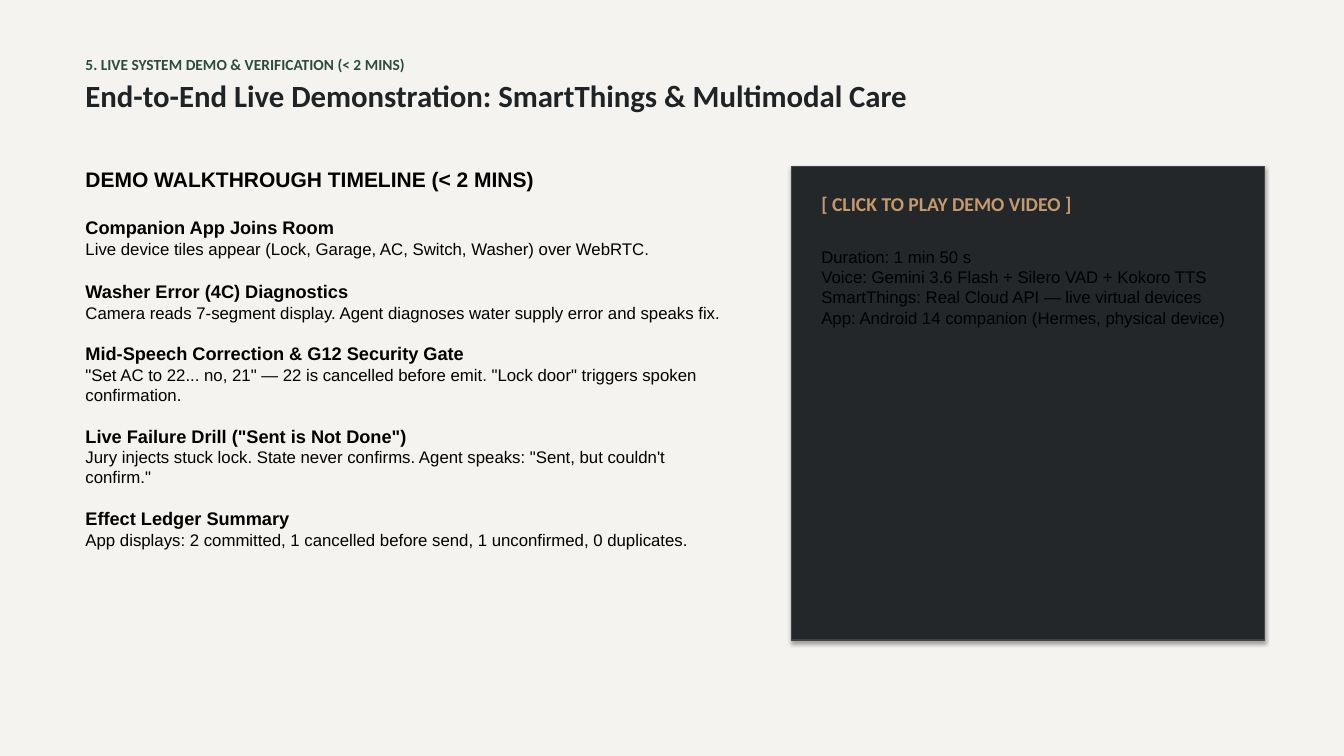
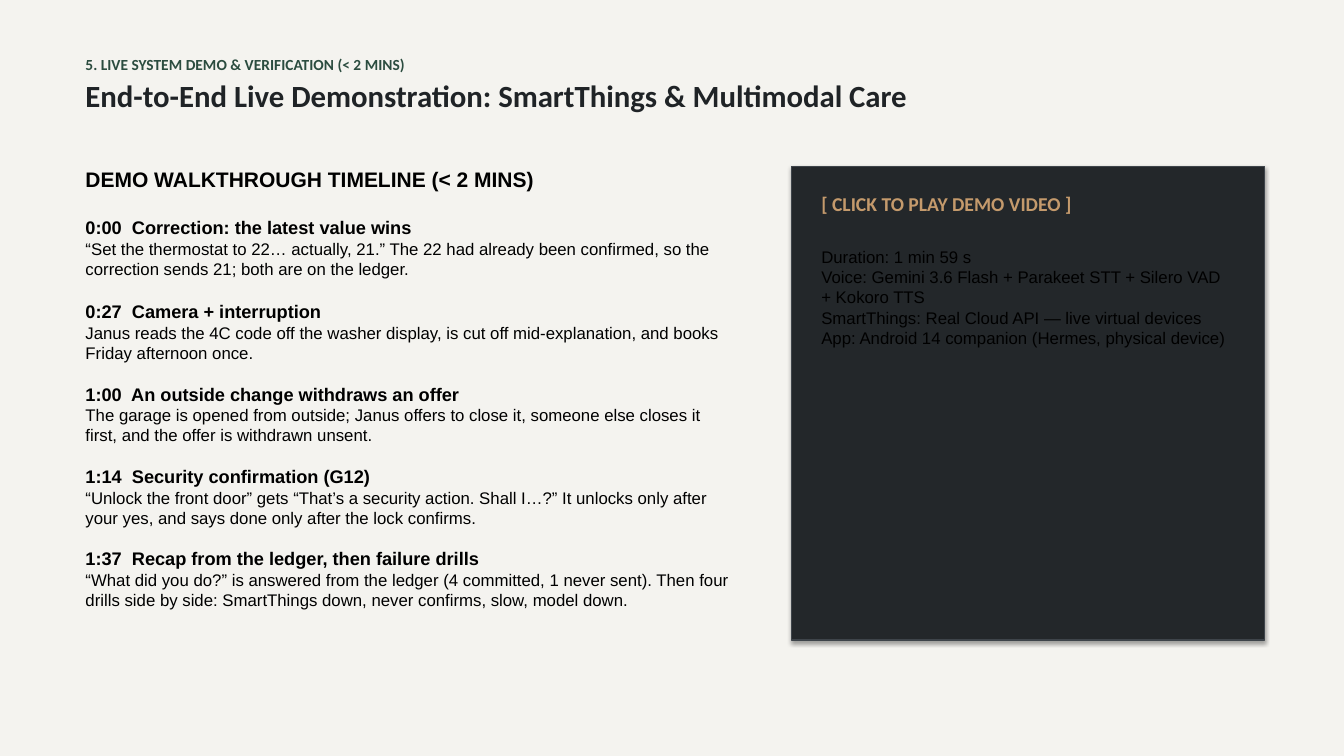
Before and after one commit to AdithyaSanthosh-P/Janus, a slide deck: slide 13 of VITVellore_AICA.pptx. Drawn at 1344x756 pixels with LibreOffice and Linux fonts; fonts in the diff are those of the drawing. Boxes give left, top, right and bottom in pixels: in the first picture for what was removed or moved away, otherwise in the second. Text is boxed around its words. In the diff, an @@ line names an element or a change of style, - is before the commit and + after.

```diff
--- a/VITVellore_AICA.pptx
+++ b/VITVellore_AICA.pptx
@@ text at (x1=85, y1=220, x2=728, y2=610): text changed @@
-Companion App Joins Room
-Live device tiles appear (Lock, Garage, AC, Switch, Washer) over WebRTC.
-Washer Error (4C) Diagnostics
-Camera reads 7-segment display. Agent diagnoses water supply error and speaks fix.
-Mid-Speech Correction & G12 Security Gate
-"Set AC to 22... no, 21" — 22 is cancelled before emit. "Lock door" triggers spoken confirmation.
-Live Failure Drill ("Sent is Not Done")
-Jury injects stuck lock. State never confirms. Agent speaks: "Sent, but couldn't confirm."
-Effect Ledger Summary
-App displays: 2 committed, 1 cancelled before send, 1 unconfirmed, 0 duplicates.
+0:00 Correction: the latest value wins
+“Set the thermostat to 22… actually, 21.” The 22 had already been confirmed, so the correction sends 21; both are on the ledger.
+0:27 Camera + interruption
+Janus reads the 4C code off the washer display, is cut off mid-explanation, and books Friday afternoon once.
+1:00 An outside change withdraws an offer
+The garage is opened from outside; Janus offers to close it, someone else closes it first, and the offer is withdrawn unsent.
+1:14 Security confirmation (G12)
+“Unlock the front door” gets “That’s a security action. Shall I…?” It unlocks only after your yes, and says done only after the lock confirms.
+1:37 Recap from the ledger, then failure drills
+“What did you do?” is answered from the ledger (4 committed, 1 never sent). Then four drills side by side: SmartThings down, never confirms, slow, model down.
@@ text at (x1=821, y1=251, x2=1220, y2=303): text changed @@
-Duration: 1 min 50 s
-Voice: Gemini 3.6 Flash + Silero VAD + Kokoro TTS
+Duration: 1 min 59 s
+Voice: Gemini 3.6 Flash + Parakeet STT + Silero VAD + Kokoro TTS
```
Also in this commit, not shown: 7 other slides changed.
